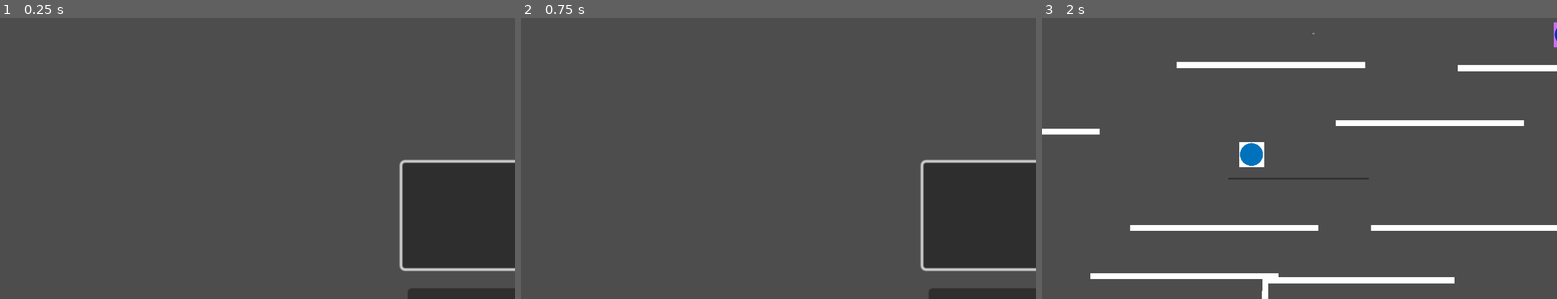
Above: before the commit, frames 1-3 (left to right).
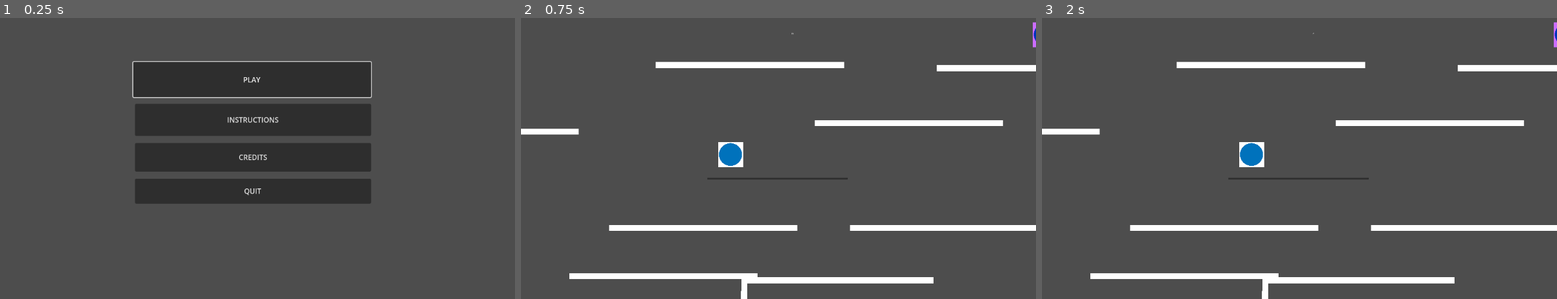
Above: after the commit, the same moments.

Repository: s-france/GGJ2024GoombaGame
Game: Godot game, scene res://menu.tscn
Same seed, same stepped clock (60 frames per second), same inputs: the game is played once before the commit and once after it. This scene is started directly instead of the project's main scene.
Inputs (mouse positions are in pixels of both pictures, inside the frame that each line leads up to):
- Up to frame 1 (0.25 s): no input
- Up to frame 2 (0.75 s): click (773, 79) at 0.5 s, where only the run after the commit has a clickable "PLAY"
- Up to frame 3 (2 s): tap Enter at 1.25 s

The runs differ from the first frame. In frame 1, 29% of the frame differs, in the area x 25-100%, y 15-100%; in frame 2, 15%; in frame 3, less than 0.1%.

Commit message:
cameras fixed maybe

Diff:
--- a/GoombaGame/menu.tscn
+++ b/GoombaGame/menu.tscn
@@ -6,8 +6,7 @@
 script = ExtResource("1_ovtb8")
 
 [node name="Camera2D" type="Camera2D" parent="."]
-anchor_mode = 0
-zoom = Vector2(3, 3)
+position = Vector2(578, 322)
 
 [node name="play" type="Button" parent="."]
 offset_left = 300.0
--- a/GoombaGame/p1wins.tscn
+++ b/GoombaGame/p1wins.tscn
@@ -30,7 +30,6 @@
 "
 
 [node name="Camera2D" type="Camera2D" parent="."]
-anchor_mode = 0
-zoom = Vector2(3, 3)
+position = Vector2(523, 314)
 
 [connection signal="pressed" from="ColorRect/OK" to="." method="_on_ok_pressed"]
--- a/GoombaGame/player2wins.tscn
+++ b/GoombaGame/player2wins.tscn
@@ -31,7 +31,6 @@
 "
 
 [node name="Camera2D" type="Camera2D" parent="."]
-anchor_mode = 0
-zoom = Vector2(3, 3)
+position = Vector2(533, 342)
 
 [connection signal="pressed" from="ColorRect/OK" to="." method="_on_ok_pressed"]
